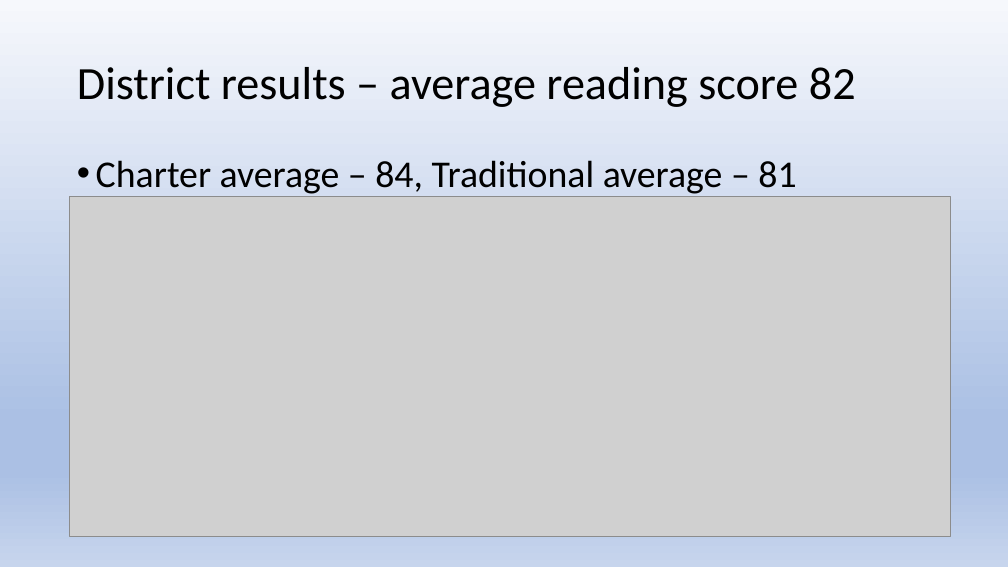
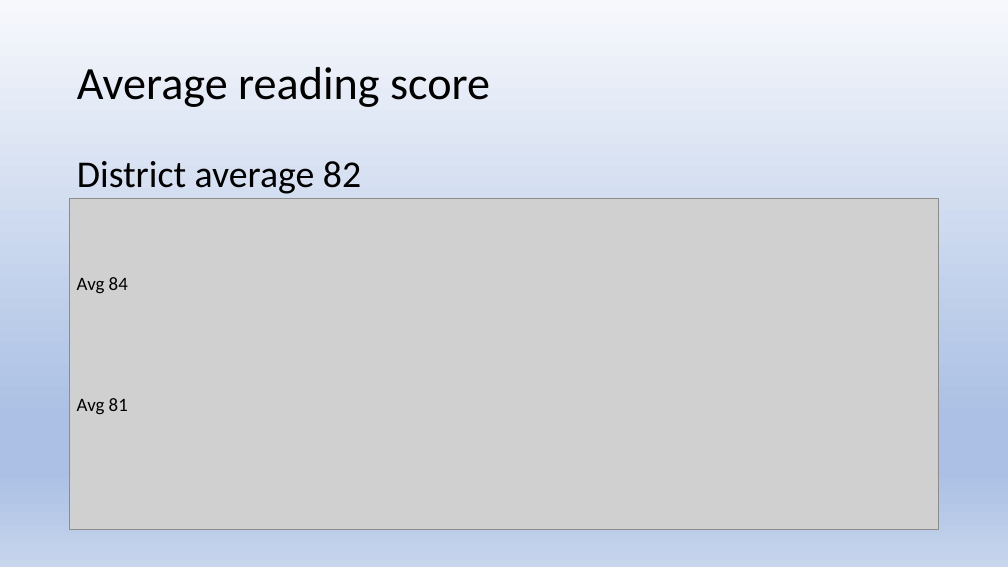
Before and after one commit to js816/tableau_school_district_analysis, a slide deck: slide 11 of School District Analysis.pptx (slide 10 before the commit). Drawn at 1008x567 pixels with LibreOffice and Linux fonts; fonts in the diff are those of the drawing; grey boxes stand for pictures. Boxes give left, top, right and bottom in pixels: in the first picture for what was removed or moved away, otherwise in the second. Text is boxed around its words. In the diff, an @@ line names an element or a change of style, - is before the commit and + after.

```diff
--- a/School District Analysis.pptx
+++ b/School District Analysis.pptx
@@ title at [77, 67, 490, 107]: text changed @@
-District results – average reading score 82
+Average reading score
@@ text at [77, 161, 361, 194]: text changed @@
-• Charter average – 84, Traditional average – 81
+District average 82
@@ picture: place and size @@
-picture at [70, 197, 951, 537]
+picture at [70, 199, 939, 529]
@@ text added at [77, 277, 128, 294], 18 pt, text #000000 @@
+Avg 84
@@ text added at [77, 398, 128, 415], 18 pt, text #000000 @@
+Avg 81
```
Also in this commit, not shown: 12 other slides changed, 2 slides removed, 1 other file.
